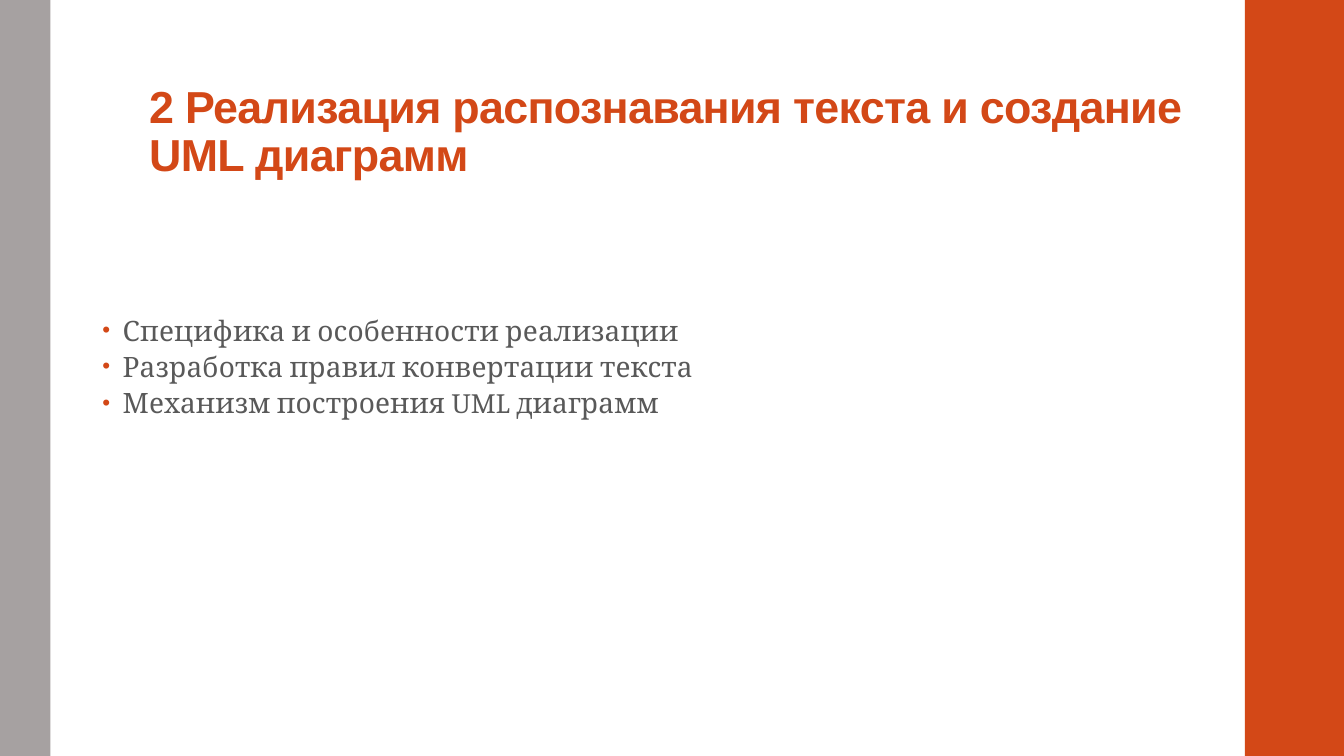
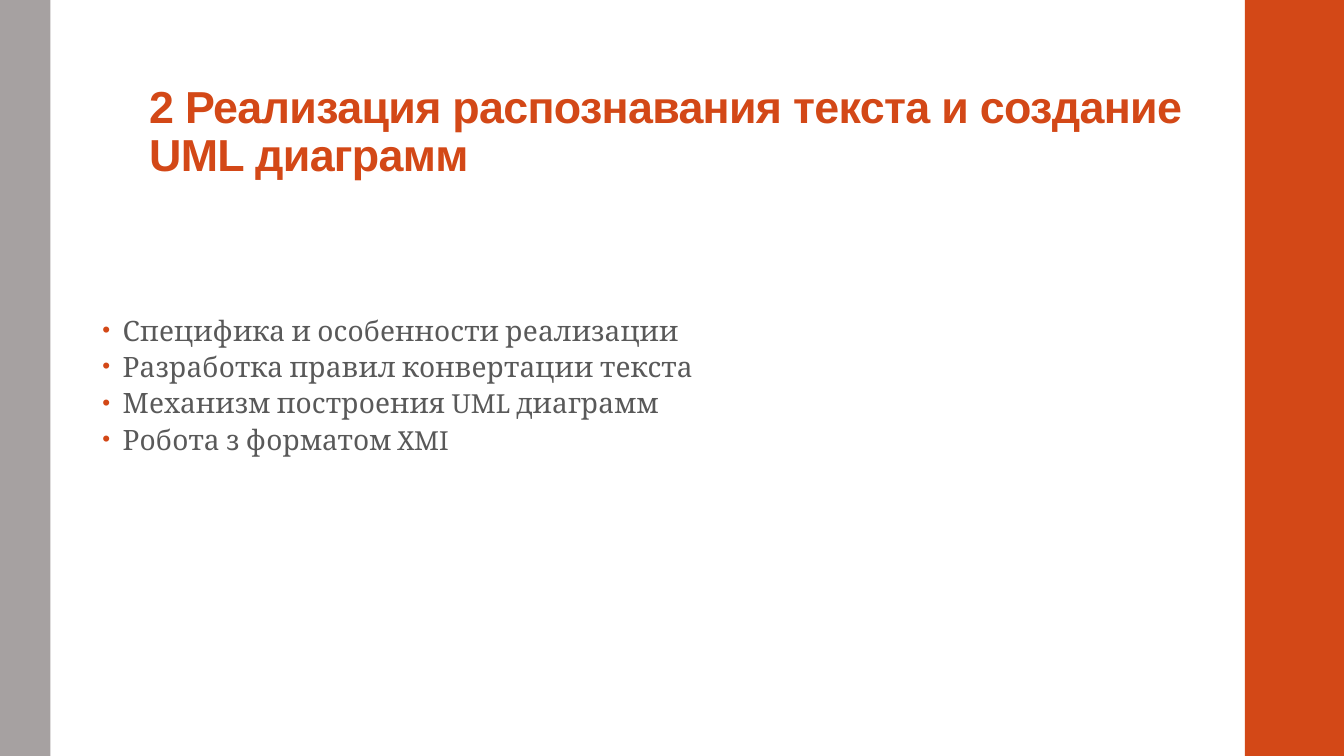
Before and after one commit to alexnodejs/onto-diploma, a slide deck: slide 7 of presentation/Moiseyenko_presentation.pptx. Drawn at 1344x756 pixels with LibreOffice and Linux fonts; fonts in the diff are those of the drawing. Boxes give left, top, right and bottom in pixels: in the first picture for what was removed or moved away, otherwise in the second. Text is boxed around its words. In the diff, an @@ line names an element or a change of style, - is before the commit and + after.

```diff
--- a/presentation/Moiseyenko_presentation.pptx
+++ b/presentation/Moiseyenko_presentation.pptx
@@ text at [123, 428, 449, 457]: paragraph added @@
+• Робота з форматом XMI
```
Also in this commit, not shown: 2 other slides changed, 1 other file.
